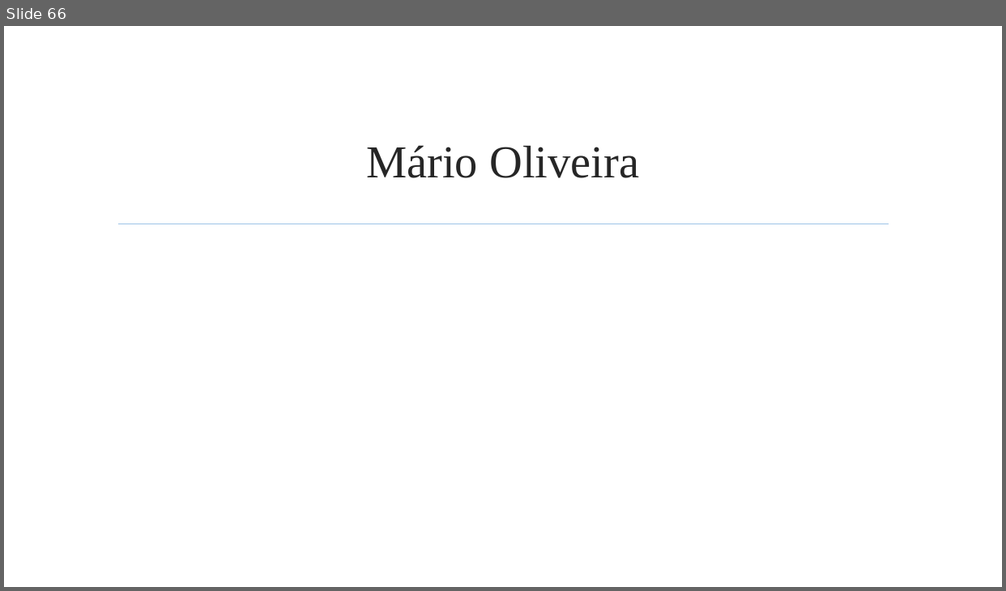
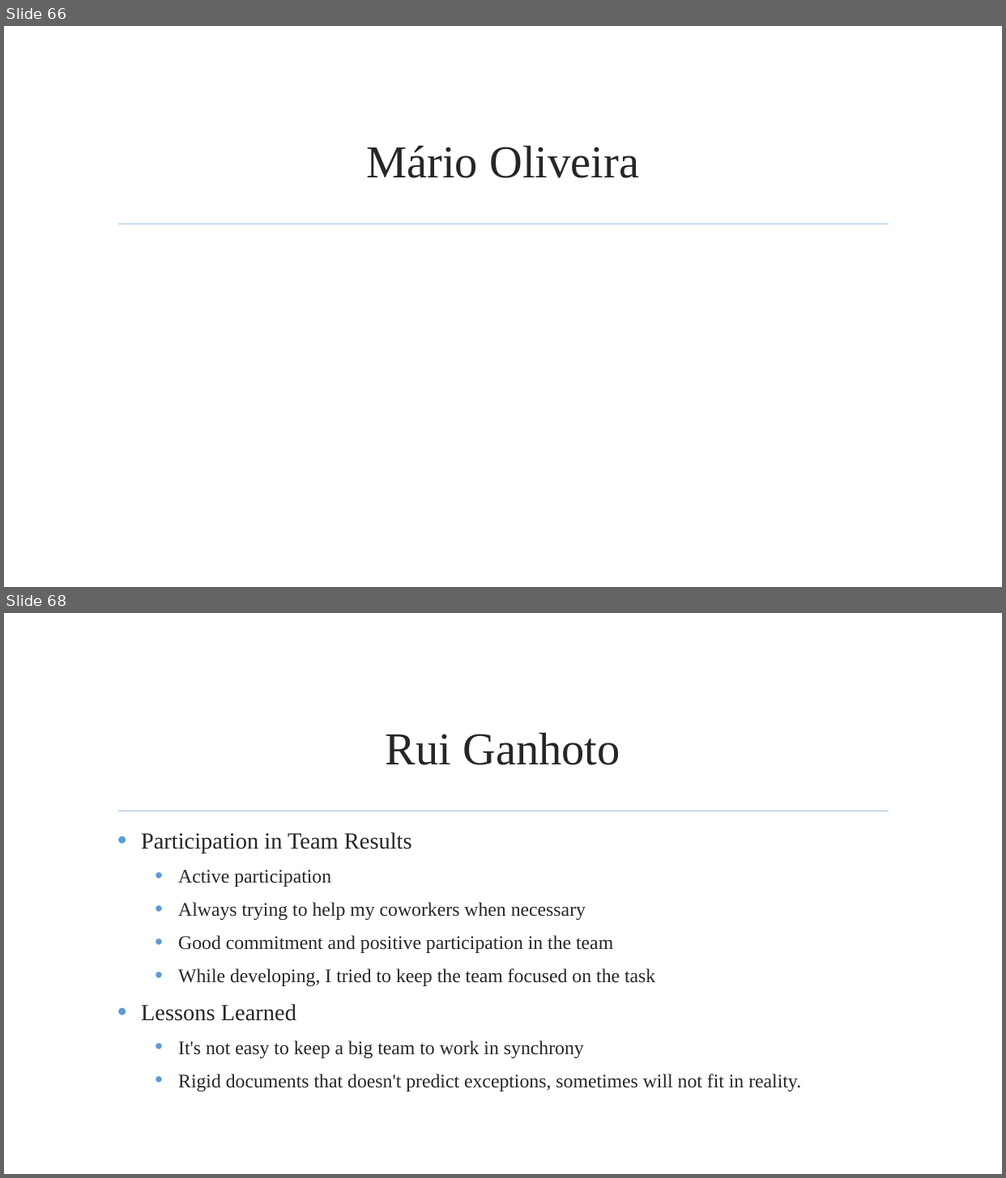
Before and after one commit to jmgirao/projetosoftware1213, a slide deck: Final Presentation/Presentation.pptx. Shown one above the other, each under a label of ours: slide 66 before the commit, slides 66 and 68 after it; the slides between them are not shown. The pictures are 1006x591 and 1006x1178 pixels, drawn with LibreOffice and Linux fonts; fonts in the diff are those of the drawing; background and template pictures are left out. Boxes give left, top, right and bottom in pixels: in the first picture for what was removed or moved away, otherwise in the second. Text is boxed around its words. In the diff, an @@ line names an element or a change of style, - is before the commit and + after.

Commit message:
Ganhoto Individual Self Evaluation

```diff
--- a/Final Presentation/Presentation.pptx
+++ b/Final Presentation/Presentation.pptx
@@ slide 68 added at box(4, 613, 1002, 1174), background picture (left out); not listed: 1 template element that a slide beside it also shows @@
@@ title added at box(386, 733, 620, 765), 44 pt, text #262626 @@
+Rui Ganhoto
@@ text added at box(141, 833, 801, 1092), 18.5 pt, text #262626 @@
+• Participation in Team Results
+  • Active participation
+  • Always trying to help my coworkers when necessary
+  • Good commitment and positive participation in the team
+  • While developing, I tried to keep the team focused on the task
+• Lessons Learned
+  • It's not easy to keep a big team to work in synchrony
+  • Rigid documents that doesn't predict exceptions, sometimes will not fit in reality.
```
Also in this commit, not shown: 5 slides changed.
